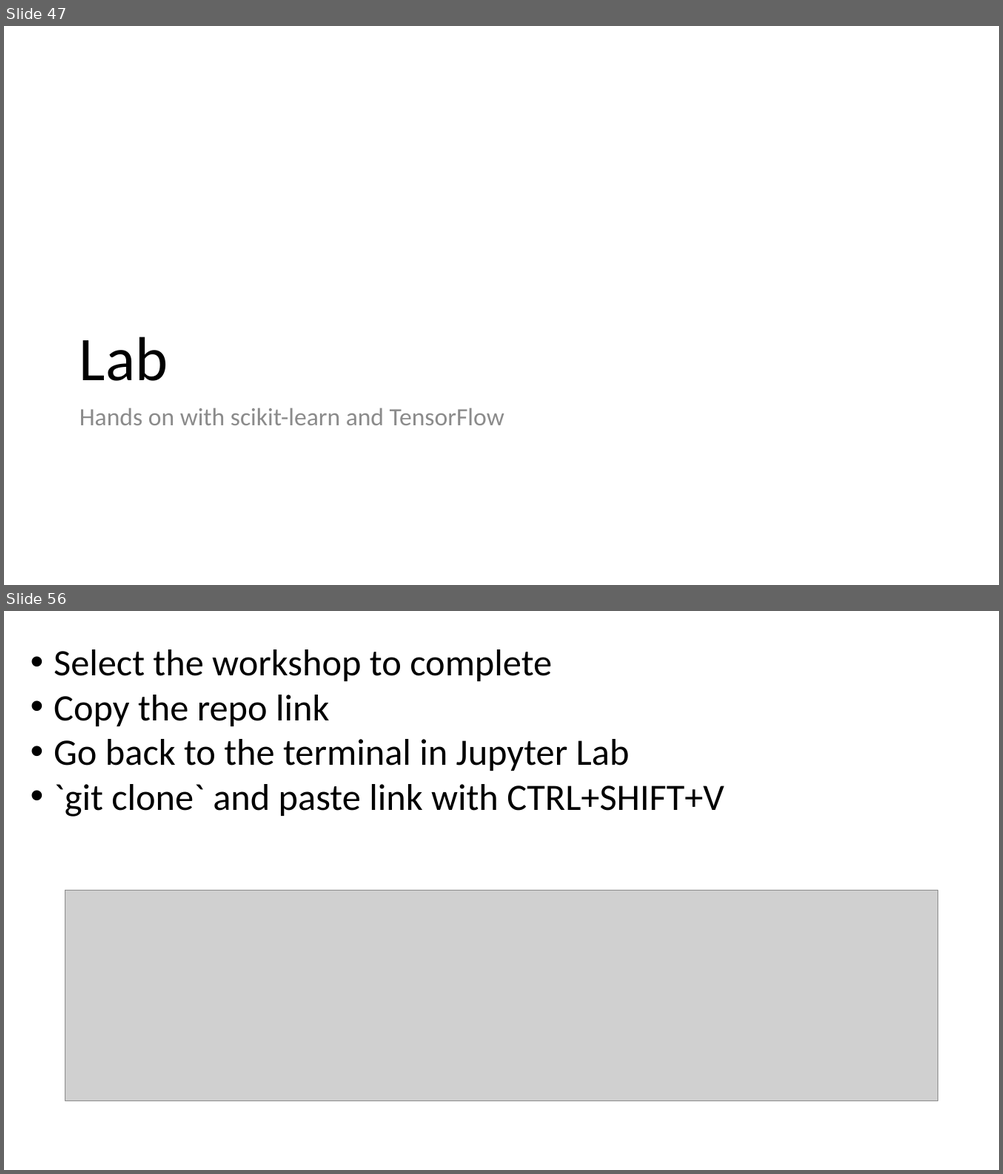
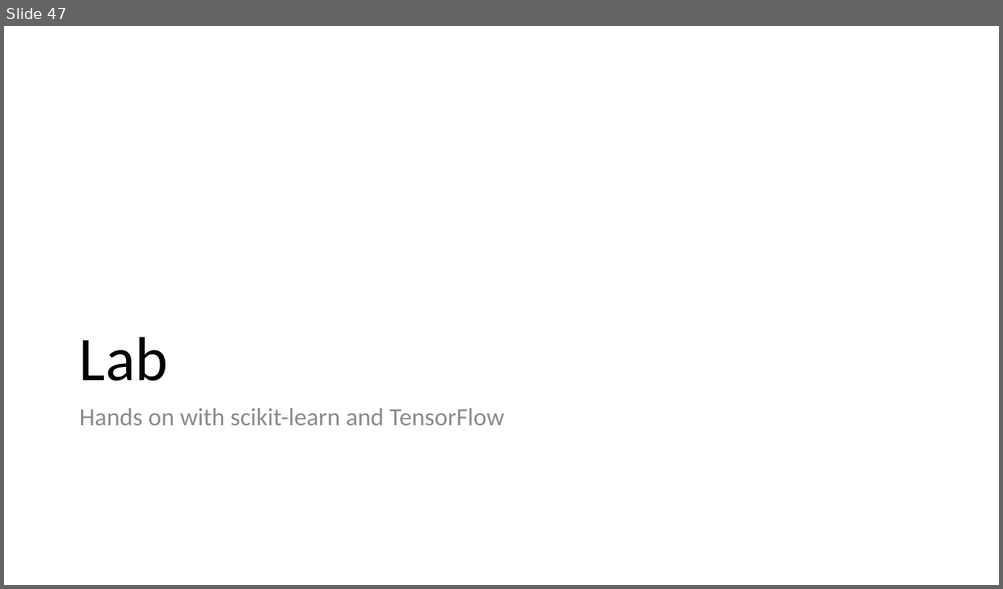
Before and after one commit to cloudscaleml/workshop, a slide deck: powerpoint/Overview.pptx. Shown one above the other, each under a label of ours: slides 47 and 56 before the commit, slide 47 after it; the slides between them are not shown. The pictures are 1003x1174 and 1003x589 pixels, drawn with LibreOffice and Linux fonts; fonts in the diff are those of the drawing; grey boxes stand for pictures. Boxes give left, top, right and bottom in pixels: in the first picture for what was removed or moved away, otherwise in the second. Text is boxed around its words. In the diff, an @@ line names an element or a change of style, - is before the commit and + after.

```diff
--- a/powerpoint/Overview.pptx
+++ b/powerpoint/Overview.pptx
@@ slide 56 removed at box(4, 611, 999, 1170), background #FFFFFF @@
@@ text removed at box(54, 649, 724, 817) @@
-• Select the workshop to complete
-• Copy the repo link
-• Go back to the terminal in Jupyter Lab
-• `git clone` and paste link with CTRL+SHIFT+V
@@ picture removed at box(65, 891, 938, 1101) @@
```
Also in this commit, not shown: 16 slides changed, 4 slides added, 10 other slides removed.
